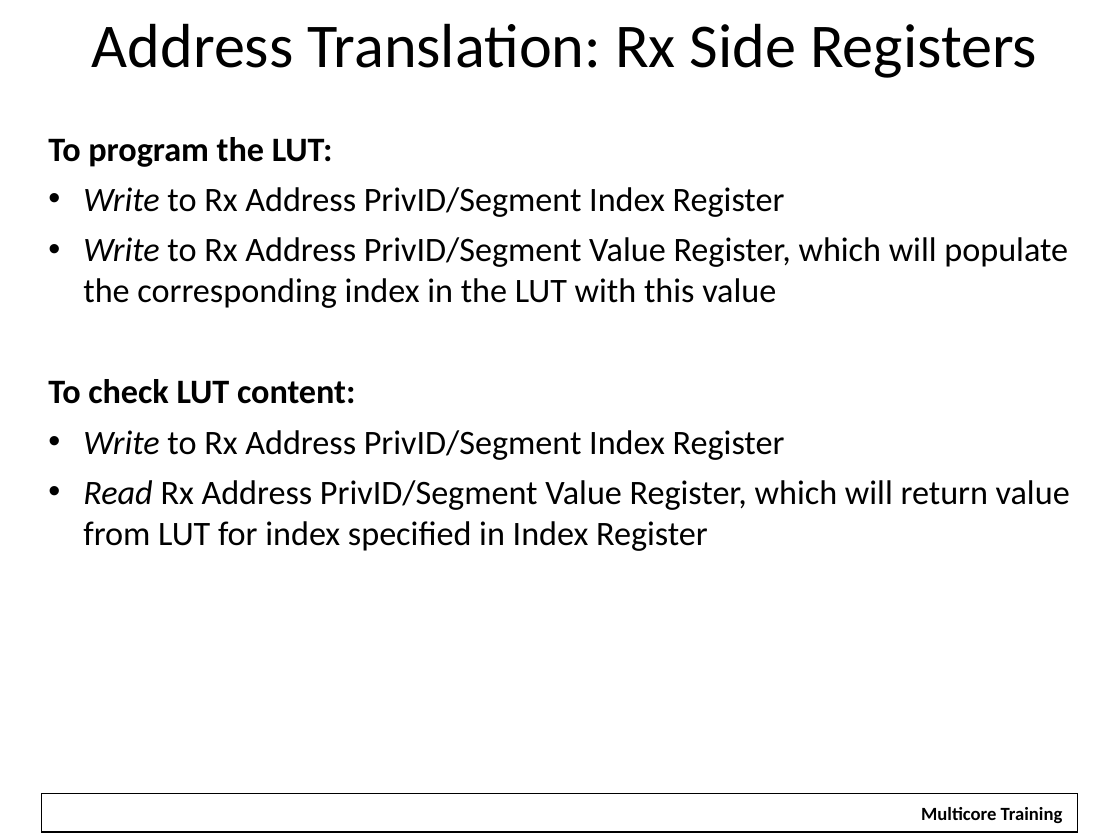
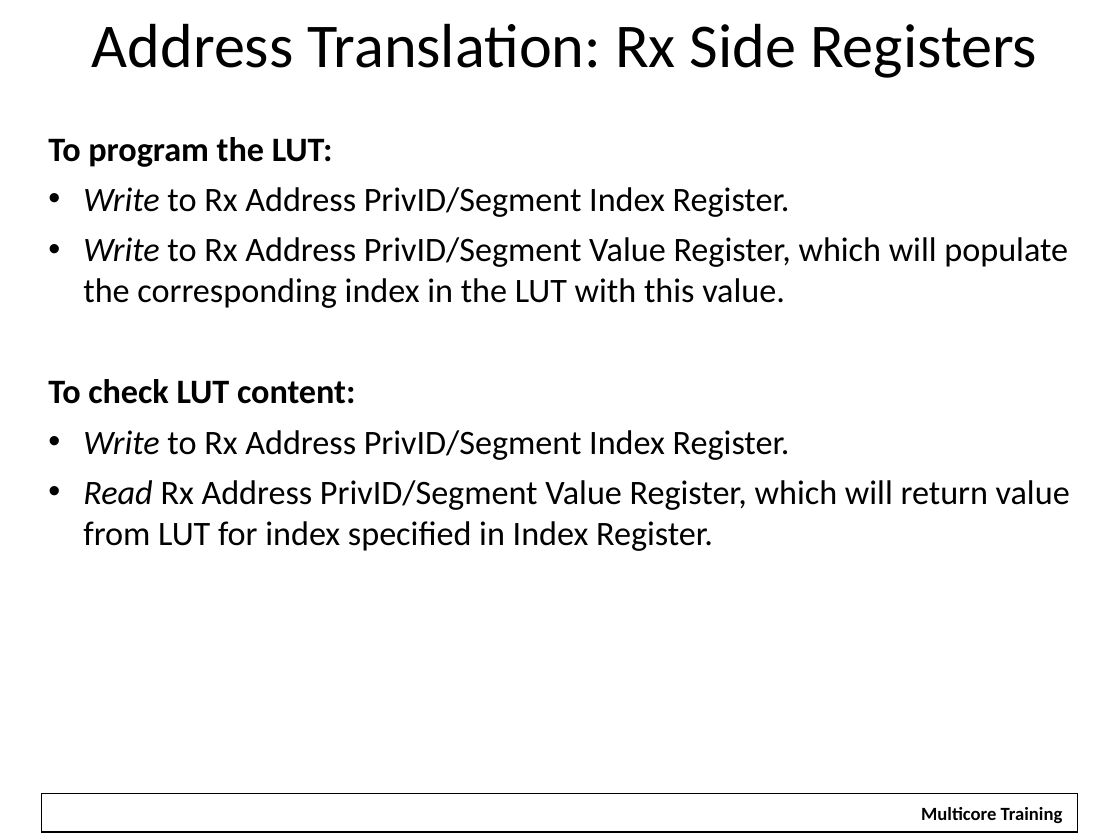
Before and after one commit to hari1989/keystone-workshop, a slide deck: slide 44 of preliminary/Working/presentations/Intro to Hyperlink.pptx (slide 43 before the commit). Drawn at 1120x840 pixels with LibreOffice and Linux fonts; fonts in the diff are those of the drawing; background and template pictures are left out. Boxes give left, top, right and bottom in pixels: in the first picture for what was removed or moved away, otherwise in the second. Text is boxed around its words. In the diff, an @@ line names an element or a change of style, - is before the commit and + after.

```diff
--- a/preliminary/Working/presentations/Intro to Hyperlink.pptx
+++ b/preliminary/Working/presentations/Intro to Hyperlink.pptx
@@ text at (83,187,1068,308): text changed @@
-• Write to Rx Address PrivID/Segment Index Register
-• Write to Rx Address PrivID/Segment Value Register, which will populate the corresponding index in the LUT with this value
+• Write to Rx Address PrivID/Segment Index Register.
+• Write to Rx Address PrivID/Segment Value Register, which will populate the corresponding index in the LUT with this value.
@@ text at (83,430,1070,551): text changed @@
-• Write to Rx Address PrivID/Segment Index Register
-• Read Rx Address PrivID/Segment Value Register, which will return value from LUT for index specified in Index Register
+• Write to Rx Address PrivID/Segment Index Register.
+• Read Rx Address PrivID/Segment Value Register, which will return value from LUT for index specified in Index Register.
```
Also in this commit, not shown: 41 other slides changed, 1 slide added.
